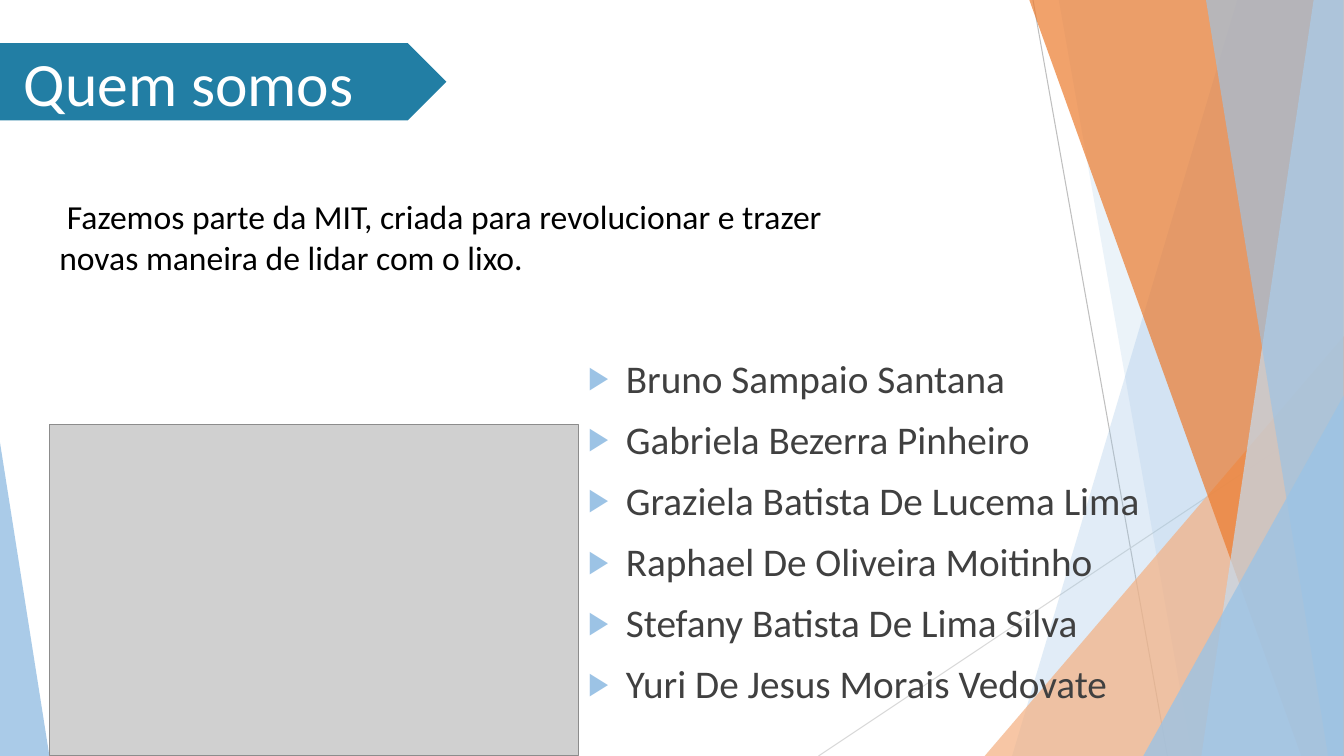
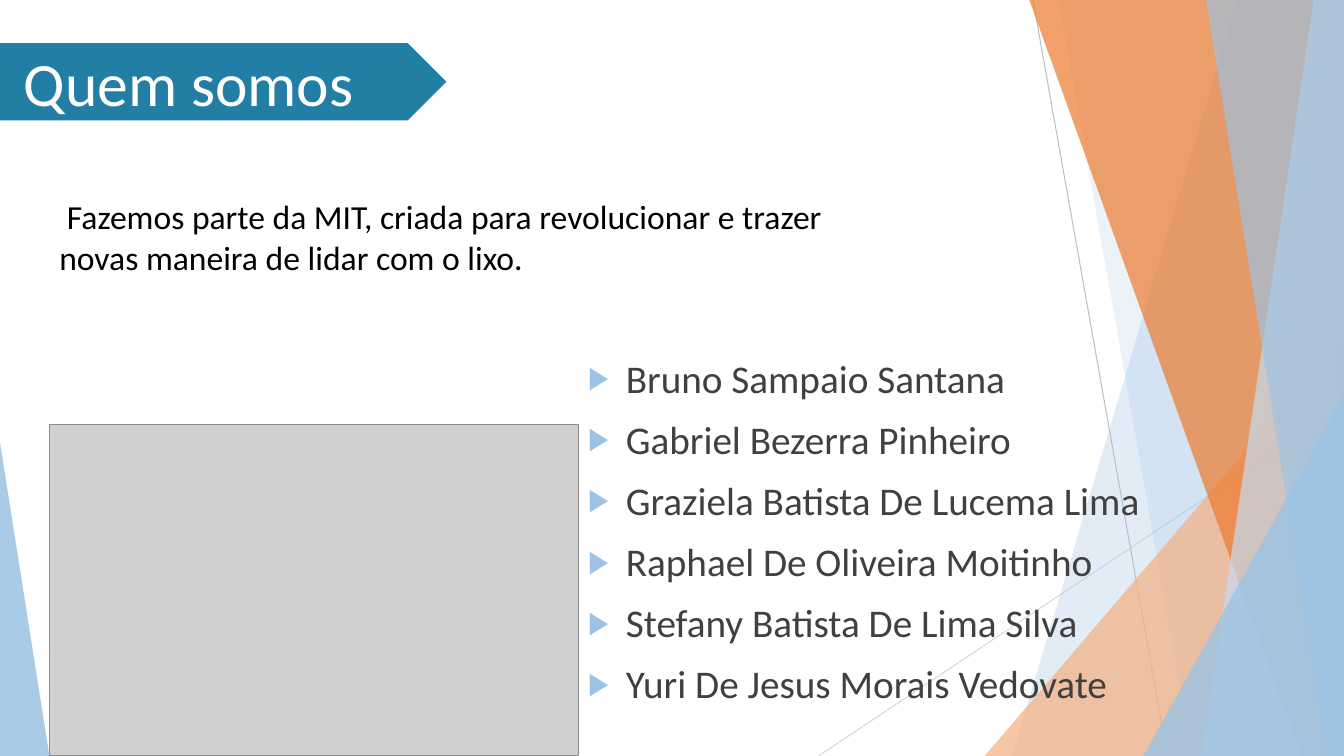
Before and after one commit to Stefany-hub/Projeto2.0, a slide deck: slide 2 of apresentação/MIT PPT (Projeto 2.0).pptx. Drawn at 1344x756 pixels with LibreOffice and Linux fonts; fonts in the diff are those of the drawing; grey boxes stand for pictures; background and template pictures are left out. Boxes give left, top, right and bottom in pixels: in the first picture for what was removed or moved away, otherwise in the second. Text is boxed around its words. In the diff, an @@ line names an element or a change of style, - is before the commit and + after.

Commit message:
PPT

```diff
--- a/apresentação/MIT PPT (Projeto 2.0).pptx
+++ b/apresentação/MIT PPT (Projeto 2.0).pptx
@@ text at bbox=[626, 426, 1010, 455]: text changed @@
-▶ Gabriela Bezerra Pinheiro
+▶ Gabriel Bezerra Pinheiro
```
